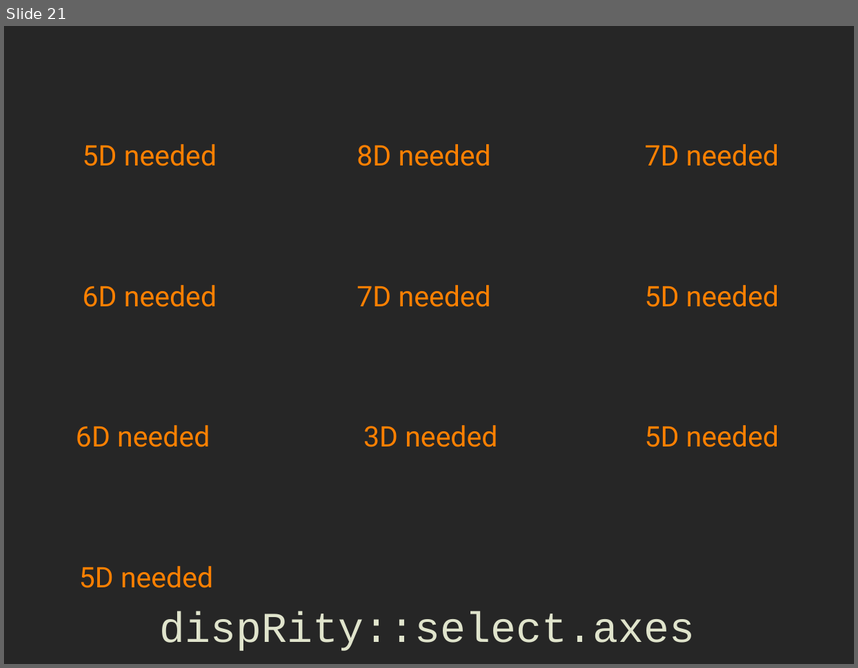
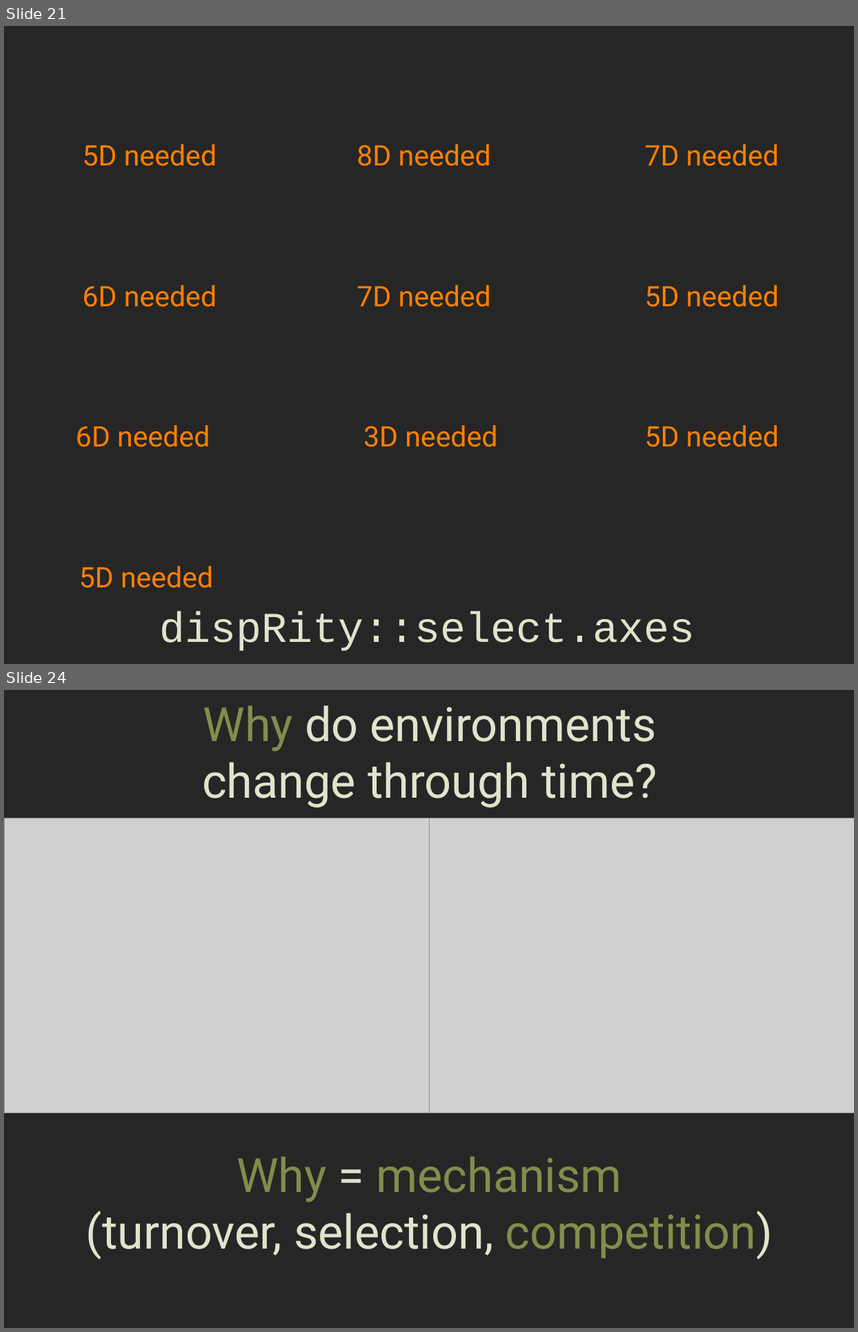
Before and after one commit to TGuillerme/Morphological_traits, a slide deck: slides/02-disparity.odp. Shown one above the other, each under a label of ours: slide 21 before the commit, slides 21 and 24 after it; the slides between them are not shown. The pictures are 858x668 and 858x1332 pixels, drawn with LibreOffice and Linux fonts; fonts in the diff are those of the drawing; grey boxes stand for pictures; background and template pictures are left out. Boxes give left, top, right and bottom in pixels: in the first picture for what was removed or moved away, otherwise in the second. Text is boxed around its words. In the diff, an @@ line names an element or a change of style, - is before the commit and + after.

```diff
--- a/slides/02-disparity.odp
+++ b/slides/02-disparity.odp
@@ slide 24 added at (4, 690, 854, 1328), background #262626 @@
@@ text added at (202, 705, 657, 808), 40 pt, text #E0E4CC @@
+Why do environments
+change through time?
@@ picture added at (4, 818, 430, 1112) @@
@@ picture added at (430, 818, 854, 1112) @@
@@ text added at (86, 1156, 773, 1259), 40 pt, text #828D4B @@
+Why = mechanism
+(turnover, selection, competition)
```
Also in this commit, not shown: 13 other slides added, 5 slides removed.
